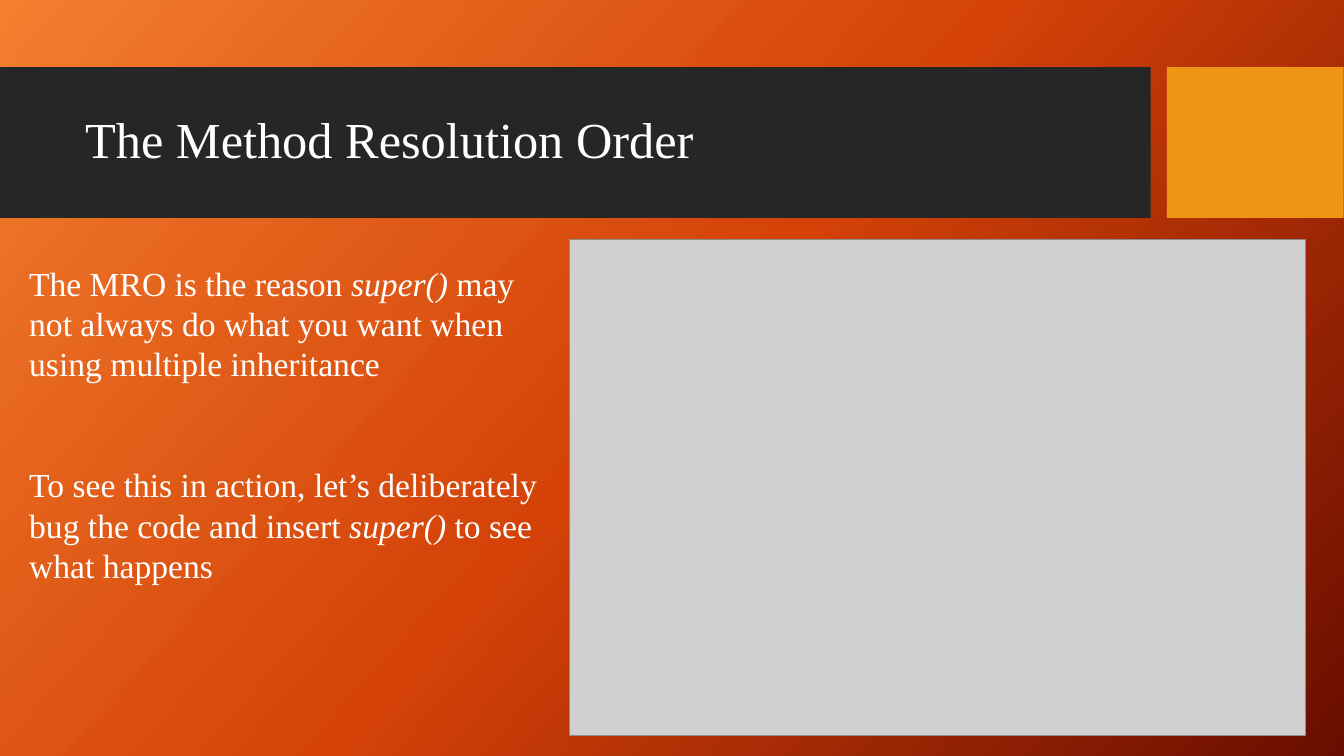
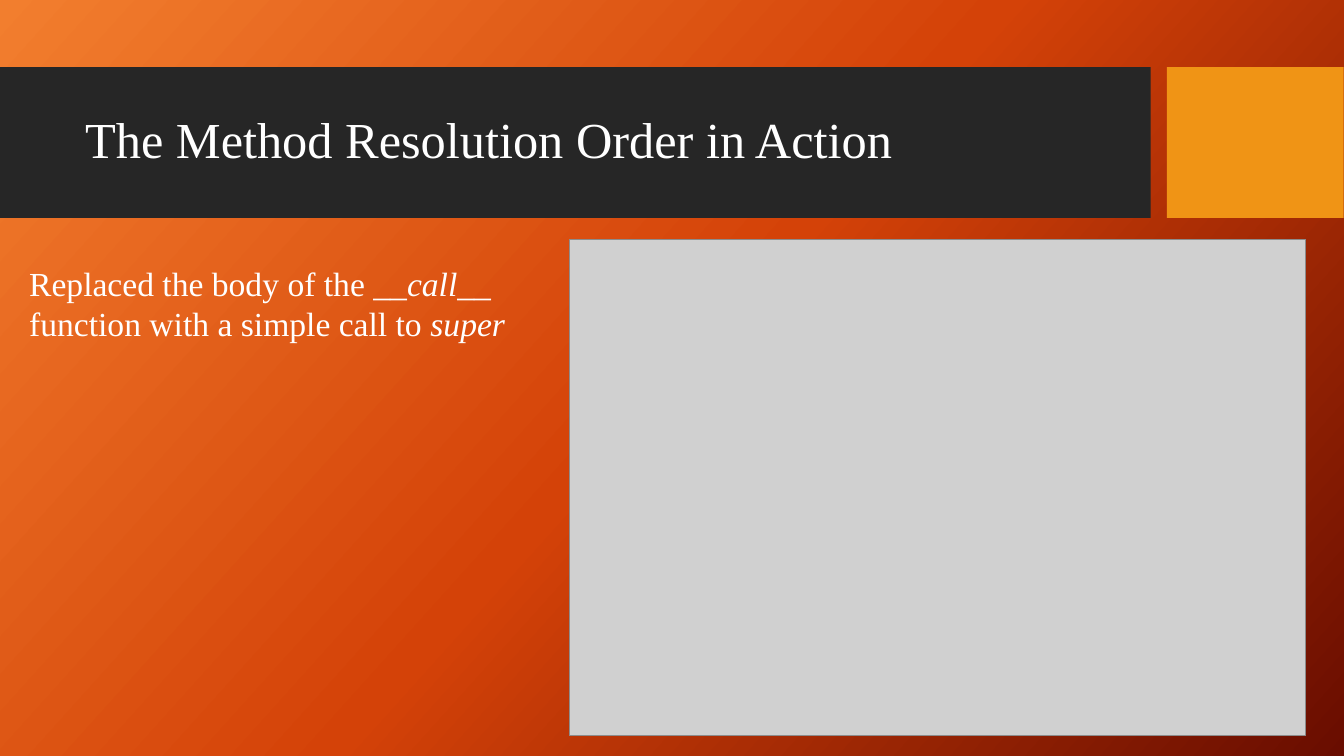
Before and after one commit to giganano/PythonBootcamp, a slide deck: slide 10 of slides/multiple_inheritance.pptx (slide 6 before the commit). Drawn at 1344x756 pixels with LibreOffice and Linux fonts; fonts in the diff are those of the drawing; grey boxes stand for pictures; background and template pictures are left out. Boxes give left, top, right and bottom in pixels: in the first picture for what was removed or moved away, otherwise in the second. Text is boxed around its words. In the diff, an @@ line names an element or a change of style, - is before the commit and + after.

Commit message:
slides: multiple inheritance slides updated

```diff
--- a/slides/multiple_inheritance.pptx
+++ b/slides/multiple_inheritance.pptx
@@ title at box(85, 123, 892, 159): text changed @@
-The Method Resolution Order
+The Method Resolution Order in Action
@@ text at box(29, 272, 505, 343): text changed @@
-The MRO is the reason super() may not always do what you want when using multiple inheritance
-To see this in action, let’s deliberately bug the code and insert super() to see what happens
+Replaced the body of the __call__ function with a simple call to super
```
Also in this commit, not shown: 4 other slides changed, 7 slides added, 4 slides removed.
